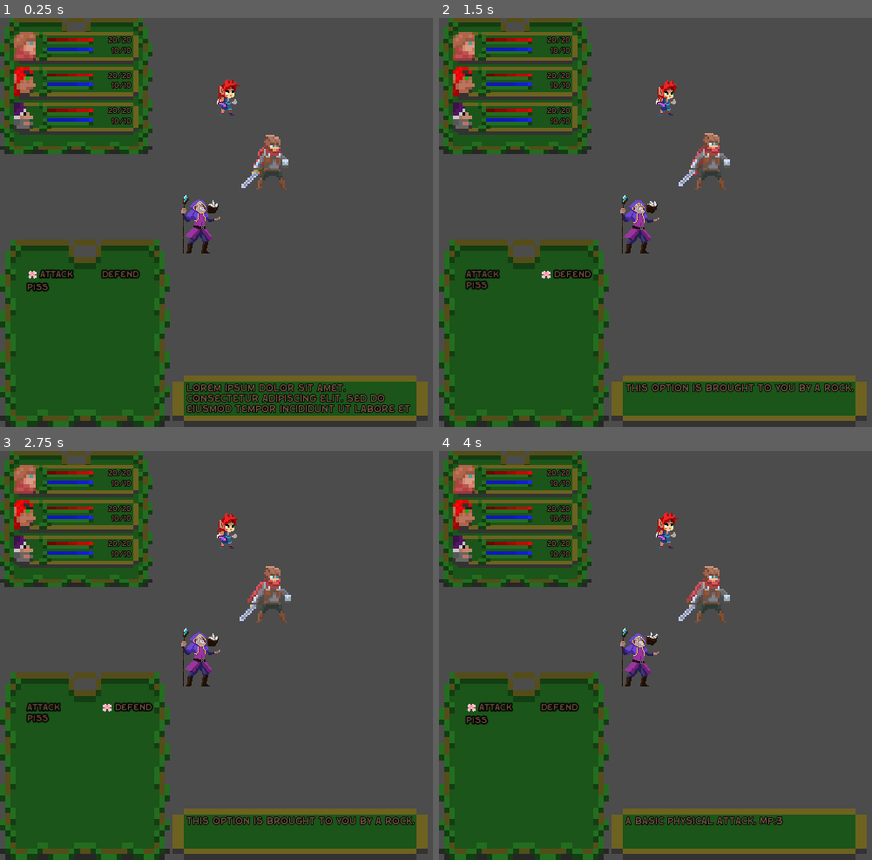
Above: before the commit, frames 1-4 (two rows, left to right).
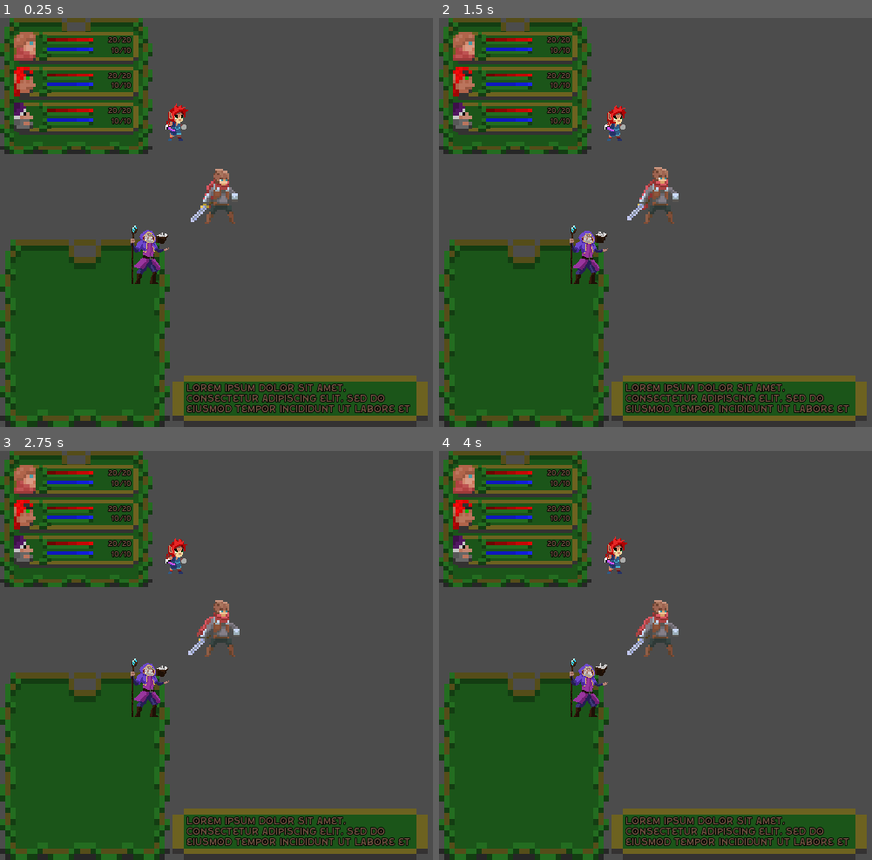
Above: after the commit, the same moments.

Repository: Vodyanik-monkas/Turn-Based-Prototype
Game: Godot game, scene res://Main.tscn
Same seed, same stepped clock (60 frames per second), same inputs: the game is played once before the commit and once after it. The project has no main scene, so this scene is started directly.
Inputs:
- Up to frame 1 (0.25 s): no input
- Up to frame 2 (1.5 s): tap Enter (ui_accept) at 0.5, 0.77 s; hold Right (ui_right) 0.53-1.28 s; hold Down (ui_down) from 1.28 s (still down)
- Up to frame 3 (2.75 s): tap Enter (ui_accept) at 1.52 s; release Down (ui_down) at 2.03 s; hold Right (ui_right) from 2.03 s (still down)
- Up to frame 4 (4 s): release Right (ui_right) at 2.78 s; hold Up (ui_up) 2.78-3.53 s; tap Enter (ui_accept) at 3.02, 3.77 s; hold Left (ui_left) from 3.53 s (still down)

The runs differ from the first frame. In frame 1, 3.3% of the frame differs, in the area x 6-67%, y 14-67%; in frame 2, 5.6%; in frame 3, 5.7%, in the area x 6-96%, y 15-97%; in frame 4, 5.4%.
Error after the commit: Invalid call. Nonexistent function 'get_skillset' in base 'Nil'. (res://Actors/Player/Player.gd:28)

Commit message:
Cleaned up formula for positioning party on screen

Diff:
--- a/Actors/Actor.gd
+++ b/Actors/Actor.gd
@@ -4,6 +4,8 @@
 signal set_health
 
 export(Texture) var portrait
+
+var party_position: int
 
 func _ready():
 	playing = true
--- a/Actors/Player/Player.gd
+++ b/Actors/Player/Player.gd
@@ -3,6 +3,9 @@
 var active_character: Object
 
 var party_size: int = 1
+
+export(Vector2) var spacing = Vector2(150, 125)
+export(Vector2) var base = Vector2(325, 250)
 
 func _ready():
 	set_party_positions()
@@ -10,24 +13,16 @@
 	active_character = $Party.get_child(0)
 	party_size = $Party.get_child_count()
 
-func set_new_active_character(next_character) -> void:
-	active_character = $Party.get_child(next_character)
+func next_character() -> void:
+	active_character = $Party.get_child(active_character.party_position + 1)
 
-# Sets physical positions of party members on game scene
 func set_party_positions() -> void:
-	var character_spacing_x = 150 / get_party_size()
-	var character_spacing_y = 200
-	var base_y = 100
-	var base_x = 400
-	var position0_y = 200
+	for party_position in $Party.get_child_count():
+		var pos = Vector2(
+			-((spacing.x / $Party.get_child_count()) * party_position) + base.x,
+			(-spacing.y * sin(2 * party_position)) + base.y)
 
-	# Setting x and y position of each character in party
-	for party_position in get_party_size():
-		$Party.get_child(party_position).position.x = base_x - character_spacing_x * party_position
-		if party_position == 0:
-			$Party.get_child(party_position).position.y = position0_y
-		else:
-			$Party.get_child(party_position).position.y = base_y + character_spacing_y * (party_position - 1)
+		$Party.get_child(party_position).position = pos
 
 func get_skillset() -> Node:
 	return active_character.get_skillset()
@@ -35,9 +30,6 @@
 func get_stats(character_index) -> Node:
 	return $Party.get_child(character_index).get_stats()
 
-func get_party_size() -> int:
-	return $Party.get_child_count()
-
 func get_character_portrait(character_index) -> Texture:
 	return $Party.get_child(character_index).portrait
 
--- a/Main.gd
+++ b/Main.gd
@@ -3,13 +3,11 @@
 func _ready():
 	for i in range(0, $Player.party_size):
 		var s = $Player.get_stats(i)
-		$HUD.set_character_panel(i, s, $Player.get_character_portrait(i))
+		var p = $Player.get_character_portrait(i)
+
+		$HUD.set_character_panel(i, s, p)
 
 func _on_HUD_new_turn(turn):
-	var character_index = turn % $Player.get_party_size()
-
-	$Player.set_new_active_character(character_index)
-
 	$HUD.initialize_combat_dialogue_box($Player.get_skillset().option_list)
 
 func update_combat_dialogue_box(is_skills_showing: bool):
